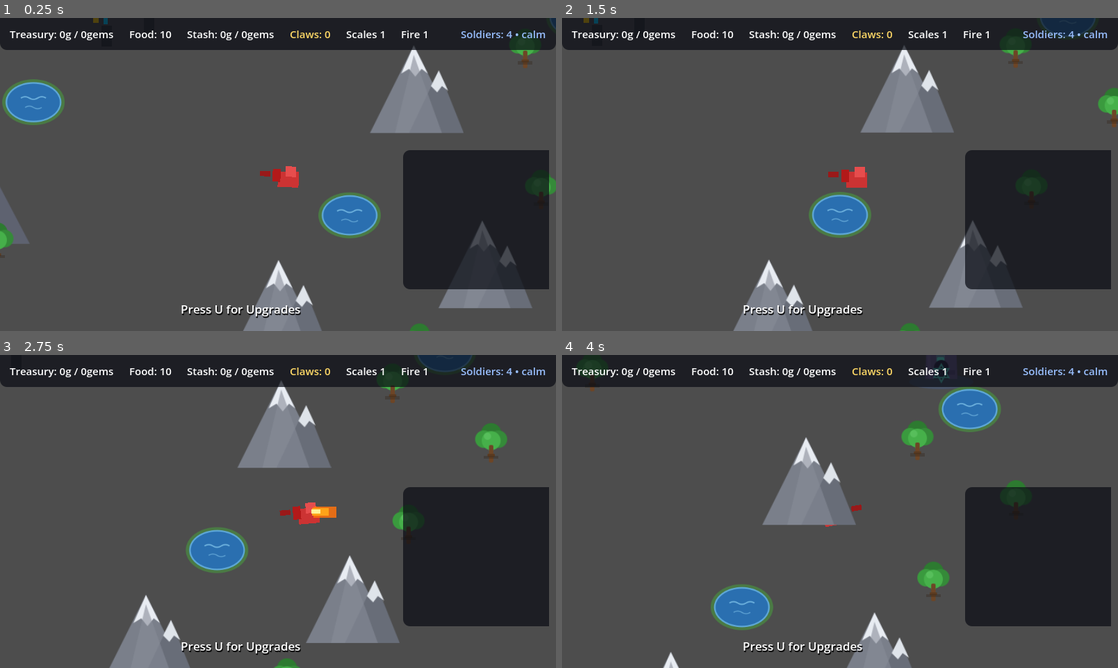
Above: before the commit, frames 1-4 (two rows, left to right).
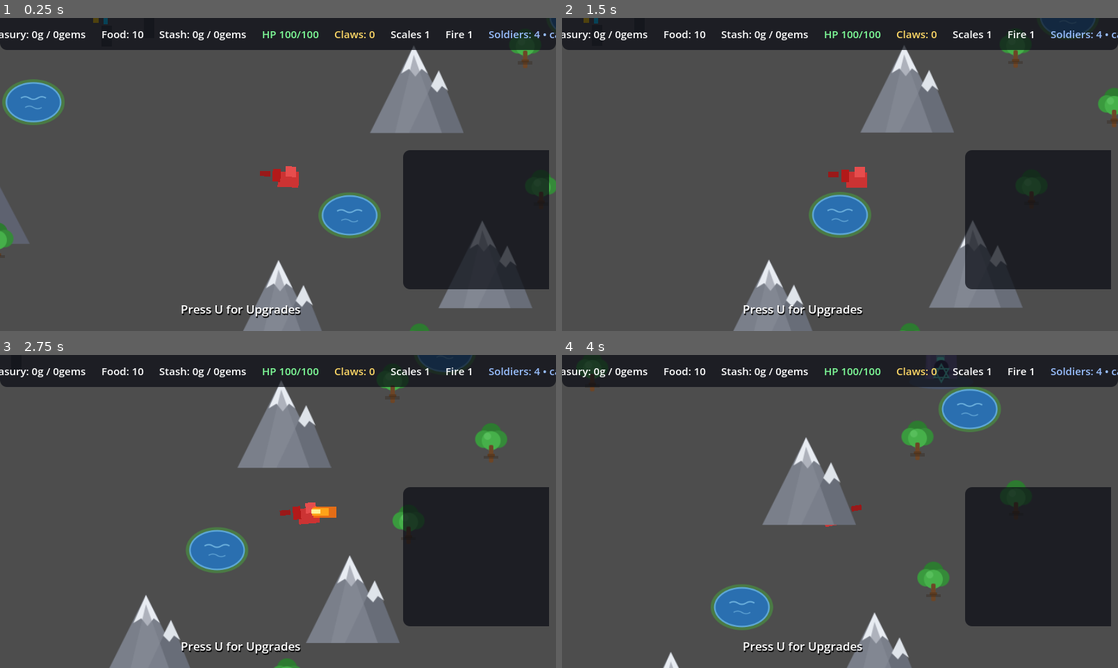
Above: after the commit, the same moments.

Repository: hyperdrive/dragonheart
Game: Godot game, scene res://scenes/main/Main.tscn
Two runs of this game, one before a commit and one after it. Both use one fixed random seed, a clock stepped at 60 frames per second and the inputs below.
Inputs:
- Up to frame 1 (0.25 s): no input
- Up to frame 2 (1.5 s): tap U at 0.5, 1.25 s; hold D (move_right) 0.53-1.28 s; tap Space (fire) at 0.6, 1.35 s; hold S (move_down) from 1.28 s (still down)
- Up to frame 3 (2.75 s): tap U at 2 s; release S (move_down) at 2.03 s; hold D (move_right) from 2.03 s (still down); tap Space (fire) at 2.1 s
- Up to frame 4 (4 s): tap U at 2.75, 3.5 s; release D (move_right) at 2.78 s; hold W (move_up) 2.78-3.53 s; tap Space (fire) at 2.85, 3.6 s; hold A (move_left) from 3.53 s (still down)

The runs differ from the first frame. In frame 1, 1.3% of the frame differs, in the area x 0-100%, y 4-8%; in frame 2, 1.3%; in frame 3, 1.3%; in frame 4, 1.3%.

Commit message:
Dragon health model: contact DPS, ablaze status, animal eating
Combat rework (user spec):
- Base health 100 (scales upgrades may raise the cap per progression).
- Soldiers deal 10 damage per second while their hitbox touches the
  dragon (float debt → int chunks in Soldier._contact_damage); the old
  discrete 15dmg/2s strike is retired — the attack activity now only
  drives the chase.
- Flame breath ignites soldiers in a directional cone (forward dot >= 0.25,
  reach 95): catch_fire kills the behavior tree, the soldier runs in
  random bursts at 1.4x speed with a scorched tint, burns 10/s, and dies
  when the 3s fire runs out (always, per spec).
- AnimalPen component on PigPen (+15)/CowPen (+25): dragon in 80px eats
  an animal, eat_food clamps at max health, the animal hides and
  respawns after 25s (replenishable food chain).
- HP chip on the top bar (HP n/max) fed by dragon.health_changed.

Probes verified headless, zero errors: boot 100/100; exact isolated
contact = 10 DPS (chunk-average); pig/cow heals clamp; burn panic →
speed 112 → death after burn-out; HP chip reacts to damage and eating;
full-run regression clean.

Decisions: docs/decisions/2026-11-08-dragon-health.md

Diff:
--- a/scenes/props/CowPen.tscn
+++ b/scenes/props/CowPen.tscn
@@ -1,8 +1,12 @@
-[gd_scene load_steps=3 format=3 uid="uid://k3s8j1m7b5v2"]
+[gd_scene load_steps=4 format=3 uid="uid://k3s8j1m7b5v2"]
 
 [ext_resource type="Texture2D" path="res://assets/cow.png" id="1_cow_tex"]
+[ext_resource type="Script" path="res://scripts/props/AnimalPen.gd" id="2_pen_script"]
 
 [node name="CowPen" type="Node2D" groups=["cow_pens"]]
+script = ExtResource("2_pen_script")
+animal_name = "cow"
+heal_amount = 25
 
 [node name="FenceBack" type="ColorRect" parent="."]
 offset_left = -70.0
--- a/scenes/props/PigPen.tscn
+++ b/scenes/props/PigPen.tscn
@@ -1,8 +1,12 @@
-[gd_scene load_steps=3 format=3 uid="uid://p9w2d5r8f1k4"]
+[gd_scene load_steps=4 format=3 uid="uid://p9w2d5r8f1k4"]
 
 [ext_resource type="Texture2D" path="res://assets/pig.png" id="1_pig_tex"]
+[ext_resource type="Script" path="res://scripts/props/AnimalPen.gd" id="2_pen_script"]
 
 [node name="PigPen" type="Node2D" groups=["pig_pens"]]
+script = ExtResource("2_pen_script")
+animal_name = "pig"
+heal_amount = 15
 
 [node name="FenceBack" type="ColorRect" parent="."]
 offset_left = -70.0
--- a/scenes/ui/HUD.tscn
+++ b/scenes/ui/HUD.tscn
@@ -63,6 +63,12 @@
 layout_mode = 2
 theme_override_font_sizes/font_size = 15
 text = "Stash: 0g / 0gems"
+
+[node name="HealthLabel" type="Label" parent="TopBar/TopBarMargin/HBox"]
+layout_mode = 2
+theme_override_font_sizes/font_size = 15
+theme_override_colors/font_color = Color(0.5, 1, 0.6, 1)
+text = "HP 100/100"
 
 [node name="CarryLabel" type="Label" parent="TopBar/TopBarMargin/HBox"]
 layout_mode = 2
--- a/scripts/characters/Dragon.gd
+++ b/scripts/characters/Dragon.gd
@@ -13,6 +13,10 @@
 @export_group("Controls")
 @export var speed: float = 200.0
 @export var fire_rate: float = 1.0
+
+@export_group("Fire breath")
+@export var fire_reach: float = 95.0        # ignition distance from the mouth
+@export var fire_ignite_cone: float = 0.25  # facing half-plane dot threshold
 
 var health: int = 100
 var max_health: int = 100
@@ -84,6 +88,10 @@
 	velocity = input_direction * speed
 	move_and_slide()
 
+	# While the breath window is open, soldiers in the flame cone catch fire.
+	if is_firing:
+		_ignite_soldiers()
+
 	# Face travel direction: mirrors the body and the whole fire assembly.
 	if input_direction.x != 0.0:
 		var new_facing := 1 if input_direction.x > 0.0 else -1
@@ -101,6 +109,20 @@
 	fire_area.position.x = 20.0 * float(facing)      # breath origin offset
 	fire_collision.position.x = 15.0 * float(facing) # hitbox follows
 	flame.scale.x = float(facing)                    # flame visual mirrors
+
+## Soldiers caught in the breath cone are set ablaze (see Soldier.catch_fire).
+func _ignite_soldiers() -> void:
+	var facing_vec := Vector2(float(facing), 0.0)
+	for node: Node in get_tree().get_nodes_in_group("soldiers"):
+		var soldier := node as Soldier
+		if soldier == null or not soldier.is_alive:
+			continue
+		var to_target: Vector2 = soldier.global_position - global_position
+		if to_target.length() > fire_reach:
+			continue
+		if to_target.normalized().dot(facing_vec) < fire_ignite_cone:
+			continue
+		soldier.catch_fire()
 
 func _process(delta: float) -> void:
 	# Auto-theft: the core loop. When a payload carrier is in range and
--- a/scripts/npcs/Soldier.gd
+++ b/scripts/npcs/Soldier.gd
@@ -11,9 +11,22 @@
 @export_group("Combat")
 @export var aggro_range: float = 300.0
 @export var attack_range: float = 60.0
-@export var attack_damage: int = 15
-@export var attack_interval: float = 2.0
+@export var attack_damage: float = 10.0  # DPS while the hitbox touches the dragon
+@export var attack_interval: float = 0.5
 @export var reward_gold: int = 25
+
+@export_group("Ablaze")
+@export var burn_damage: float = 10.0   # per second while on fire
+@export var burn_duration: float = 3.0  # panics, then always dies
+
+## Burning status: the soldier abandons orders (behavior killed), runs in
+## random bursts, burns, and dies when the fire burns out.
+var _burning_left: float = 0.0
+var _burn_move_timer: float = 0.0
+var _burn_direction: Vector2 = Vector2.ONE
+var _burn_debt: float = 0.0
+## Contact-DPS accumulator: take_damage wants ints (10 DPS → 1 per 0.1s).
+var _contact_debt: float = 0.0
 
 func _ready() -> void:
 	# Configure before super._ready() — it syncs health from max_health.
@@ -23,15 +36,14 @@
 	danger_radius = 0.0  # soldiers never flee the dragon
 
 	super._ready()
-
 	behavior_tree = BehaviorTree.new()
 	add_child(behavior_tree)
 	behavior_tree.setup(self)
 	behavior_tree.register_activity(
 		"attack_dragon", 60,
 		_pick_dragon_target, attack_interval,
-		0.5, _complete_attack,
-		_swarm_released, _dragon_in_attack_range
+		0.0, _complete_attack,
+		_swarm_released, _dragon_in_chase_range
 	)
 	behavior_tree.register_activity(
 		"rally", 40,
@@ -79,17 +91,14 @@
 		return BehaviorTree.TARGET_NONE
 	return dragon.global_position
 
-## Mid-attack abort gate: dragon out of reach (or dead) → abort without hit.
-func _dragon_in_attack_range() -> bool:
+## Chase gate: the dragon must still exist — damage flows through the
+## per-frame contact channel (attack_damage is DPS there), not a discrete hit.
+func _dragon_in_chase_range() -> bool:
 	var dragon := get_tree().get_first_node_in_group("dragon") as Node2D
-	if dragon == null or not is_instance_valid(dragon):
-		return false
-	return global_position.distance_to(dragon.global_position) <= attack_range
+	return dragon != null and is_instance_valid(dragon)
 
 func _complete_attack() -> void:
-	var dragon := get_tree().get_first_node_in_group("dragon") as Node
-	if dragon != null and dragon.has_method("take_damage"):
-		dragon.take_damage(attack_damage)
+	pass  # contact DPS is applied in _contact_damage()
 
 ## Muster on a loose ring at the rally point (swarm cohesion before the charge).
 func _pick_rally_target() -> Vector2:
@@ -108,16 +117,72 @@
 func _pick_idle_target() -> Vector2:
 	return home_position + Vector2(randf_range(-40, 40), randf_range(-40, 40))
 
-## Soldiers keep a slack aggro: spotting the dragon near them raises the alarm
-## state so distant comrades rally even before the city-radius alarm triggers.
+## Soldiers spot the dragon → alarm (swarm sighting), plus the two per-frame
+## combat channels: burning status and contact DPS on the dragon.
 func _physics_process(delta: float) -> void:
 	super._physics_process(delta)
+	_tick_burning(delta)
+	_contact_damage(delta)
 	var dragon := get_tree().get_first_node_in_group("dragon") as Node2D
 	if dragon != null and is_instance_valid(dragon) \
 			and global_position.distance_to(dragon.global_position) < aggro_range:
 		var world := _world_manager()
 		if world != null:
 			world.report_dragon_sighting(dragon.global_position)
+
+# --- combat: ablaze status + contact DPS ------------------------------------
+
+## Flame breath hit: abandon orders (the behavior tree stops driving), panic
+## in random bursts, burn at burn_damage/s, and die when the fire burns out.
+func catch_fire() -> void:
+	if _burning_left > 0.0 or not is_alive:
+		return
+	_burning_left = burn_duration
+	_burn_move_timer = 0.0
+	_burn_debt = 0.0
+	if behavior_tree != null:
+		behavior_tree.kill()
+	if sprite != null:
+		sprite.modulate = Color(1.0, 0.4, 0.1)  # scorched tint
+	print("Soldier caught fire — panicking!")
+
+## Ablaze physics: random-burst running, burn damage in int chunks, then death.
+func _tick_burning(delta: float) -> void:
+	if _burning_left <= 0.0 or not is_alive:
+		return
+	_burning_left -= delta
+	_burn_move_timer -= delta
+	if _burn_move_timer <= 0.0:
+		_burn_move_timer = randf_range(0.25, 0.45)
+		_burn_direction = Vector2(randf_range(-1.0, 1.0), randf_range(-1.0, 1.0)).normalized()
+	velocity = _burn_direction * speed * 1.4
+	update_facing()
+	move_and_slide()
+	_burn_debt += burn_damage * delta
+	var whole := int(_burn_debt)
+	if whole > 0:
+		_burn_debt -= float(whole)
+		take_damage(whole)
+	if _burning_left <= 0.0:
+		die()
+
+## 10 DPS while the hitbox collides with the dragon (integer-chunked debt).
+func _contact_damage(delta: float) -> void:
+	if _burning_left > 0.0 or not is_alive:
+		return
+	var dragon := get_tree().get_first_node_in_group("dragon") as CharacterBody2D
+	if dragon == null or not is_instance_valid(dragon):
+		return
+	var dragon_dying: Variant = dragon.get("_dying")
+	if dragon_dying == null or bool(dragon_dying):
+		return
+	if global_position.distance_to(dragon.global_position) > attack_range:
+		return
+	_contact_debt += attack_damage * delta
+	var whole := int(_contact_debt)
+	if whole > 0:
+		_contact_debt -= float(whole)
+		dragon.take_damage(whole)
 
 func take_damage(amount: int) -> void:
 	# Soldiers take fire/dragon damage; routed into the base class.
--- /dev/null
+++ b/scripts/props/AnimalPen.gd
@@ -0,0 +1,55 @@
+extends Node2D
+
+class_name AnimalPen
+
+## Animal pen component (attached to PigPen/CowPen scenes). The dragon can eat
+## an animal in reach — heals it (eat_food clamps at max health). The animal
+## hides and respawns later, so the farmers' food chain stays replenishable.
+
+@export_group("Pen")
+@export var animal_name: String = "pig"
+@export var heal_amount: int = 15
+@export var pen_radius: float = 80.0
+@export var respawn_time: float = 25.0
+
+var _animals: Array[Sprite2D] = []
+var _respawn_left: Array[float] = []
+
+func _ready() -> void:
+	# Animal sprites are exactly the Sprite2D children of the pen scene.
+	for child in get_children():
+		var animal := child as Sprite2D
+		if animal != null:
+			_animals.append(animal)
+			_respawn_left.append(0.0)
+
+func _physics_process(delta: float) -> void:
+	_tick_respawns(delta)
+	_try_eat()
+
+func _tick_respawns(delta: float) -> void:
+	for i in _animals.size():
+		if _animals[i] != null and _animals[i].visible:
+			continue
+		_respawn_left[i] -= delta
+		if _respawn_left[i] <= 0.0:
+			_animals[i].visible = true
+			print("A new %s grew up at the pen" % animal_name)
+
+func _try_eat() -> void:
+	var dragon := get_tree().get_first_node_in_group("dragon") as CharacterBody2D
+	if dragon == null or not is_instance_valid(dragon):
+		return
+	if bool(dragon.get("_dying")):
+		return
+	if dragon.global_position.distance_to(global_position) > pen_radius:
+		return
+	for i in _animals.size():
+		if _animals[i] == null or not _animals[i].visible:
+			continue
+		# This animal becomes dinner; the dragon heals (capped at max health).
+		_animals[i].visible = false
+		_respawn_left[i] = respawn_time
+		dragon.call("eat_food", heal_amount)
+		print("Dragon ate a %s (+%d health)!" % [animal_name, heal_amount])
+		return  # one animal per frame
--- a/scripts/ui/HUD.gd
+++ b/scripts/ui/HUD.gd
@@ -10,6 +10,7 @@
 @onready var treasury_label: Label = $TopBar/TopBarMargin/HBox/TreasuryLabel
 @onready var food_label: Label = $TopBar/TopBarMargin/HBox/FoodLabel
 @onready var stash_label: Label = $TopBar/TopBarMargin/HBox/StashLabel
+@onready var health_label: Label = $TopBar/TopBarMargin/HBox/HealthLabel
 @onready var carry_label: Label = $TopBar/TopBarMargin/HBox/CarryLabel
 @onready var scales_label: Label = $TopBar/TopBarMargin/HBox/ScalesLabel
 @onready var fire_label: Label = $TopBar/TopBarMargin/HBox/FireLabel
@@ -46,6 +47,11 @@
 	if world != null and world.has_signal("entity_spawned"):
 		pass  # soldier recount uses the same stream
 	mgr.boss_battle_started.connect(_on_king_arrived)
+	# Dragon health chip (take_damage/eat_food emit health_changed).
+	var dragon_ref := mgr.dragon
+	if dragon_ref != null and dragon_ref.has_signal("health_changed"):
+		dragon_ref.health_changed.connect(_on_dragon_health)
+		_on_dragon_health((dragon_ref as CharacterBody2D).get("health"))
 	_refresh_pools()
 	_refresh_dragon_stats()
 	refresh_threat()
@@ -66,6 +72,17 @@
 ## The dragon's hauling loop — visible on the top bar at all times.
 func update_carried(total: int) -> void:
 	carry_label.text = "Claws: %d" % total
+
+## Damage/eating feed the HP chip (fed/take_damage both emit health_changed).
+func _on_dragon_health(health: Variant) -> void:
+	if game_manager == null:
+		var gm_root := get_tree().get_first_node_in_group("game_manager") as GameManager
+		if gm_root != null and gm_root.dragon != null:
+			health_label.text = "HP %d/%d" % [int(health), gm_root.dragon.get("max_health")]
+		return
+	var dragon_ref: CharacterBody2D = game_manager.dragon
+	if dragon_ref != null:
+		health_label.text = "HP %d/%d" % [int(health), int(dragon_ref.get("max_health"))]
 
 func _refresh_pools() -> void:
 	if game_manager == null:
Not shown, added: scripts/props/AnimalPen.gd.uid
Not shown, added: docs/decisions/2026-11-08-dragon-health.md
